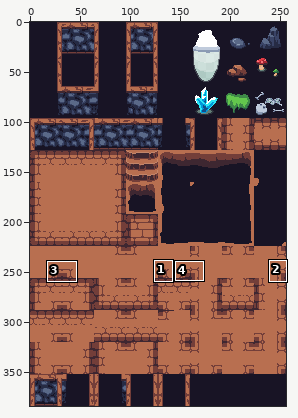
Sprite sheet: resources/sprites/tileset_dungeon_mod.png. The picture above shows the old version from afar; the outline marks the close-up.
Close-up. Old version:
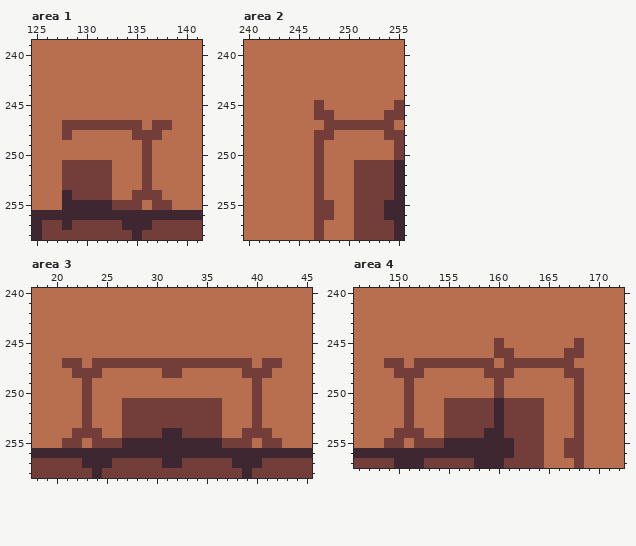
The file is 256x384 pixels. Colours within 5 levels of each other are drawn and written as one. Shown: area 1: x 125..141, y 239..258; area 2: x 240..255, y 239..258; area 3: x 18..45, y 240..258; area 4: x 146..172, y 240..257. The commit also changed other parts of the picture, which this record leaves out.
And afterwards:
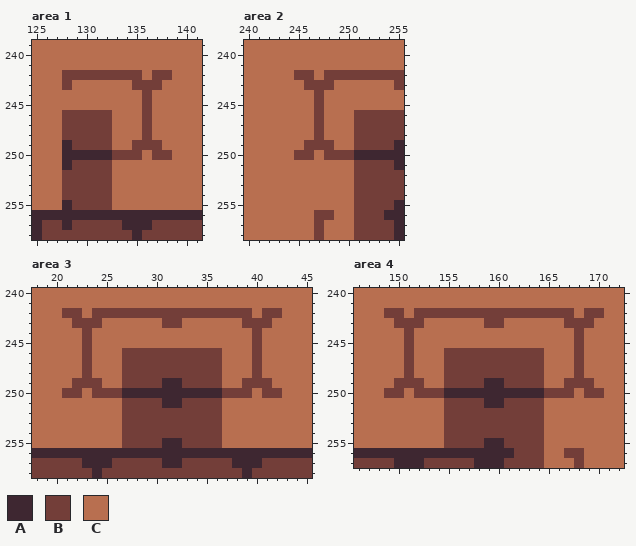
Palette (. is transparent): A #3e2731  B #733e39  C #b86f50
The edit:
Changed rows in their new state; - is an unchanged pixel.
Area 1:
first column x 128:
242 BBBBBBBB-BB
243 B------BBB-
244 --------B--
245 --------B--
246 BBBBB---B--
247 -----CCCBCC
248 -BBBB--C-C-
249 ABBBB--B-B-
250 AAAAABBBCBB
251 A-------C--
252 --------C--
253 --------C--
254 B------CCC-
255 -BBBBCCC-CC
Area 2:
first column x 245:
242 BB-BBBBBBBB
243 -BBB------B
244 --B--------
245 ----------C
246 ---C--BBB--
247 --BCCC----B
248 ---C--BBB--
249 -B-B--BBBBA
250 BBCBBBAAAAA
251 --C--------
252 --C-------B
253 --C-------B
254 --C-------B
255 --CC-----B-
Area 3:
first column x 21:
242 BB-BBBBBBBBBBBBBBBB-BB
243 -BBB------BB------BBB-
244 --B----------------B--
245 --B----------------B--
246 --B---BBBBBBBBBB---B--
247 CCBCCC----------CCCBCC
248 -C-C--BBBB--BBBB--C-C-
249 -B-B--BBBBAABBBB--B-B-
250 BBCBBBAAAAAAAAAABBBCBB
251 --C-------AA-------C--
252 --C----------------C--
253 --C----------------C--
254 -CCC------BB------CCC-
255 CC-CCCBBBB--BBBBCCC-CC
Area 4:
first column x 149:
242 BB-BBBBBBBBBBBBBBBB-BB
243 -BBB------BB------BBB-
244 --B----------------B--
245 --B--------C----------
246 --B---BBBBB--BBB--C---
247 CCBCCC-----B----CCCB--
248 -C-C--BBBB---BBB--C---
249 -B-B--BBBBAABBBB--B-B-
250 BBCBBBAAAAAAAAAABBBCBB
251 --C-------A--------C--
252 --C--------B-------C--
253 --C--------B-------C--
254 -CCC------BB-------C--
255 CC-CCCBBBB--B-----CC--
